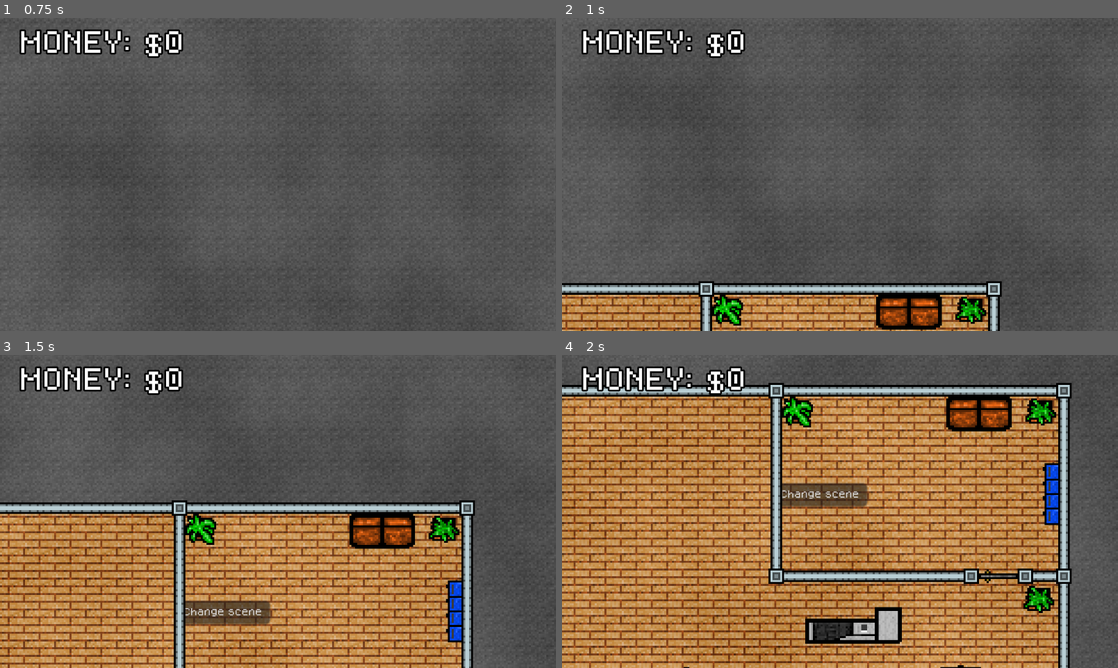
Above: before the commit, frames 1-4 (two rows, left to right).
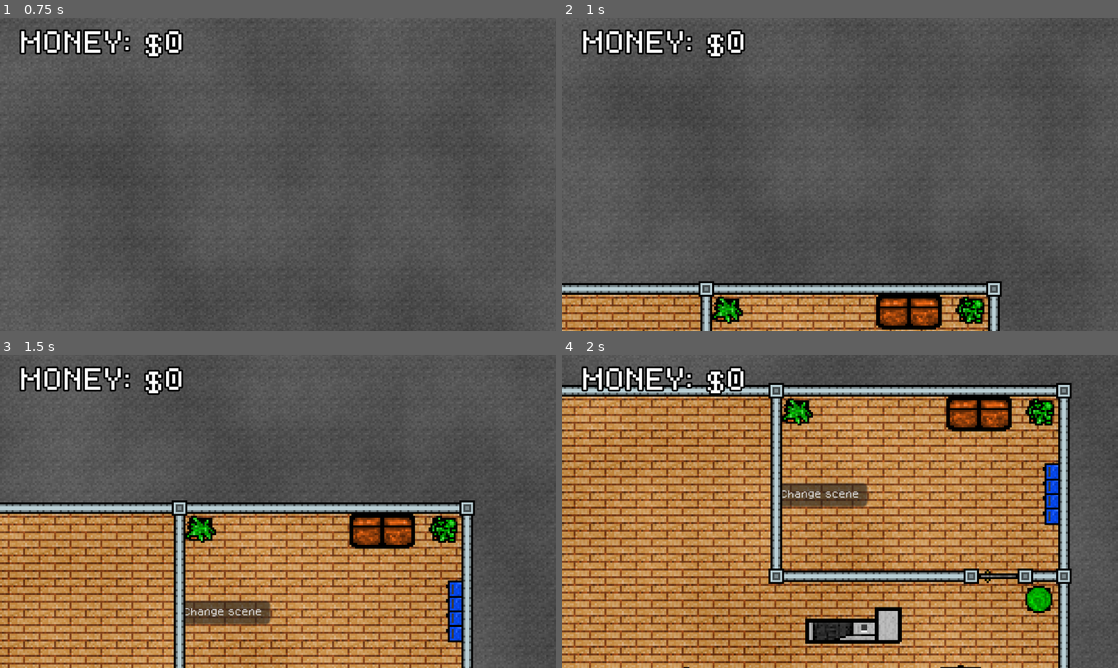
Above: after the commit, the same moments.

Repository: Azzty/projekt-kriminell
Game: Godot game, scene res://Scenes/Main/game.tscn
Two runs of this game, one before a commit and one after it. Both use one fixed random seed, a clock stepped at 60 frames per second and the inputs below.
Inputs (mouse positions are in pixels of both pictures, inside the frame that each line leads up to):
- Up to frame 1 (0.75 s): click "Start game" at 0.5 s
- Up to frame 2 (1 s): no input
- Up to frame 3 (1.5 s): move the mouse to (400, 495) at 1.27 s; hold D (move_right) from 1.28 s (still down); tap E (interact_e) at 1.35 s; click (400, 495) at 1.42 s
- Up to frame 4 (2 s): keep holding D (move_right)

Frame 1 is identical in both runs. In frame 2, 0.6% of the frame differs, in the area x 27-77%, y 88-99%; in frame 3, 0.6%; in frame 4, 0.9%, in the area x 39-89%, y 13-83%.

Commit message:
Locked UI on Game over and exfiltrate with van
- Added a ui_locked property to guimanager to avoid buttons opening ui elements when they shouldnt be able to
- Made exfiltrate button on van work
- Lowered volume of some sounds
- Added max carry capacity
- add to held items function now returns if it was successful or not
- Plants now save their region index instead of changing every reload

Diff:
--- a/Scenes/Levels/robbery.tscn
+++ b/Scenes/Levels/robbery.tscn
@@ -496,26 +496,31 @@
 [node name="Plant" parent="Decorations/Plants" instance=ExtResource("14_r30e8")]
 position = Vector2(251, 70)
 region_rect = Rect2(32, 0, 16, 16)
+region_index = 2
 
 [node name="Plant2" parent="Decorations/Plants" instance=ExtResource("14_r30e8")]
 position = Vector2(252, -27)
-region_rect = Rect2(32, 0, 16, 16)
+region_rect = Rect2(16, 0, 16, 16)
+region_index = 1
 
 [node name="Plant3" parent="Decorations/Plants" instance=ExtResource("14_r30e8")]
 position = Vector2(126, -27)
-region_rect = Rect2(48, 0, 16, 16)
+region_index = 0
 
 [node name="Plant4" parent="Decorations/Plants" instance=ExtResource("14_r30e8")]
 position = Vector2(-57, -28)
-region_rect = Rect2(32, 0, 16, 16)
+region_rect = Rect2(16, 0, 16, 16)
+region_index = 1
 
 [node name="Plant6" parent="Decorations/Plants" instance=ExtResource("14_r30e8")]
 position = Vector2(-57, 217)
 region_rect = Rect2(48, 0, 16, 16)
+region_index = 3
 
 [node name="Plant7" parent="Decorations/Plants" instance=ExtResource("14_r30e8")]
 position = Vector2(253, 217)
-region_rect = Rect2(32, 0, 16, 16)
+region_rect = Rect2(48, 0, 16, 16)
+region_index = 3
 
 [node name="Locker" type="Sprite2D" parent="Decorations"]
 position = Vector2(258, 27)
@@ -575,7 +580,7 @@
 
 [node name="CarCrash" type="AudioStreamPlayer" parent="RobberyLogic"]
 stream = ExtResource("18_r27xa")
-volume_db = -7.0
+volume_db = -12.0
 
 [node name="CarAccelerating" type="AudioStreamPlayer" parent="RobberyLogic"]
 stream = ExtResource("19_s55f8")
@@ -591,11 +596,13 @@
 unique_name_in_owner = true
 process_mode = 3
 stream = ExtResource("21_fr8k7")
+volume_db = -6.0
 
 [node name="TroubleMain" type="AudioStreamPlayer" parent="RobberyLogic"]
 unique_name_in_owner = true
 process_mode = 3
 stream = ExtResource("22_2587q")
+volume_db = -6.0
 
 [node name="MissionFailed" type="AudioStreamPlayer" parent="RobberyLogic"]
 unique_name_in_owner = true
--- a/Scenes/Objects/Interactable Objects/van.tscn
+++ b/Scenes/Objects/Interactable Objects/van.tscn
@@ -40,5 +40,5 @@
 prompt_text = "Exfiltrate"
 always_upright = true
 
-[connection signal="activated" from="PutInVanButton" to="." method="_on_hold_button_activated"]
-[connection signal="activated" from="ExfiltrateButton" to="." method="_on_hold_button_activated"]
+[connection signal="activated" from="PutInVanButton" to="." method="_on_put_in_van_button_activated"]
+[connection signal="activated" from="ExfiltrateButton" to="." method="_on_exfiltrate_button_activated"]
--- a/Scenes/Objects/Static Objects/Plant.tscn
+++ b/Scenes/Objects/Static Objects/Plant.tscn
@@ -9,8 +9,9 @@
 [node name="Plant" type="Sprite2D"]
 texture = ExtResource("1_ij2iw")
 region_enabled = true
-region_rect = Rect2(0, 0, 16, 16)
+region_rect = Rect2(32, 0, 16, 16)
 script = ExtResource("2_qqgqg")
+region_index = null
 
 [node name="StaticBody2D" type="StaticBody2D" parent="."]
 visible = false
--- a/Scripts/Managers/game_state.gd
+++ b/Scripts/Managers/game_state.gd
@@ -5,6 +5,7 @@
 # Inventory
 var inventory: Array[Object] = []
 var held_items: Array[Object] = [] ## Items held by player not yet added to inventory (via van or something)
+const MAX_HELD_ITEMS := 2
 signal item_added_to_inventory
 signal item_added_to_held_items
 signal item_removed_from_inventory
@@ -46,9 +47,16 @@
 		item.set_meta("item_properties", item_data)
 		add_item_to_inventory(item)
 
-func add_item_to_held_items(item: Sprite2D) -> void:
-	held_items.append(item)
+func add_item_to_held_items(item: Sprite2D) -> bool:
+	var success := false
+
+	if held_items.size() < MAX_HELD_ITEMS:
+		held_items.append(item)
+		success = true
+	else:
+		return success
 	item_added_to_held_items.emit(item)
+	return success
 
 func add_item_to_inventory(item: Sprite2D) -> void:
 	if item in held_items: remove_item_from_held_items(item)
--- a/Scripts/Managers/gui_manager.gd
+++ b/Scripts/Managers/gui_manager.gd
@@ -3,6 +3,7 @@
 const _lockpick_scene := preload("res://Scenes/UI Elements/lockpick_minigame.tscn")
 const _mission_failed_scene := preload("res://Scenes/UI Elements/mission_failed_screen.tscn")
 
+var ui_locked := false
 var gui: CanvasLayer
 
 var _active_extra_scenes := []
--- a/Scripts/Objects/plant.gd
+++ b/Scripts/Objects/plant.gd
@@ -1,11 +1,18 @@
 @tool
 extends Sprite2D
 
-const COL_COUNT := 3 # Amount of columns in spritesheet (starting from 0)
-const ROW_COUNT := 0 # Amount of rows in spritesheet
+const COL_COUNT := 3
+const ROW_COUNT := 0
 
-# Called when the node enters the scene tree for the first time.
+@export var region_index := -1
+
 func _ready() -> void:
 	region_enabled = true
-	var plant_texture_postion = Vector2(randi_range(0, COL_COUNT) * 16, randi_range(0, ROW_COUNT) * 16)
-	region_rect = Rect2(plant_texture_postion, Vector2(16, 16))
+	if region_index == -1:
+		# Only randomize once, then store the result
+		var col = randi_range(0, COL_COUNT)
+		var row = randi_range(0, ROW_COUNT)
+		region_index = col + row * (COL_COUNT + 1)
+	@warning_ignore("integer_division")
+	var plant_texture_position = Vector2((region_index % (COL_COUNT + 1)) * 16, int(region_index / (COL_COUNT + 1)) * 16)
+	region_rect = Rect2(plant_texture_position, Vector2(16, 16))
--- a/Scripts/Objects/van.gd
+++ b/Scripts/Objects/van.gd
@@ -1,6 +1,12 @@
 extends Sprite2D
 
-func _on_hold_button_activated() -> void:
+func _on_exfiltrate_button_activated() -> void:
 	for item in GameState.held_items.duplicate():
 		print("Looping")
 		GameState.add_item_to_inventory(item)
+	GameState.change_scene.emit("res://Scenes/Levels/store.tscn")
+
+func _on_put_in_van_button_activated() -> void:
+	for item in GameState.held_items.duplicate():
+		print("Looping")
+		GameState.add_item_to_inventory(item)
--- a/Scripts/Player/player.gd
+++ b/Scripts/Player/player.gd
@@ -17,13 +17,13 @@
 	#GameState.connect("item_added_to_inventory", _add_following_item)
 	GameState.connect("item_added_to_held_items", _add_following_item)
 	GameState.connect("item_removed_from_held_items", _remove_following_item)
-	for item_data: Object in GameState.held_items:
-		if "Resource" in item_data.tags: continue
-		var item = Sprite2D.new()
-		item.texture = item_data.texture
-		add_child(item)
-		item.name = item_data.name
-		_add_following_item(item)
+	#for item: Sprite2D in GameState.held_items:
+		#if "Resource" in item_data.tags: continue
+		#var item = Sprite2D.new()
+		#item.texture = item_data.texture
+		#add_child(item)
+		#item.name = item_data.name
+		#_add_following_item(item)
 
 func _physics_process(delta: float) -> void:
 	# Get the input direction and handle the movement/deceleration.
--- a/Scripts/UI/hold_button.gd
+++ b/Scripts/UI/hold_button.gd
@@ -33,8 +33,8 @@
 	var style_texture = GradientTexture2D.new()
 	var default_style: StyleBoxFlat = get_theme_stylebox("normal")
 
-	style_texture.fill_from = Vector2(0,1)
-	style_texture.fill_to = Vector2(0,1)
+	style_texture.fill_from = Vector2(0, 1)
+	style_texture.fill_to = Vector2(0, 1)
 	style_texture.gradient = Gradient.new()
 	style_texture.gradient.set_color(0, default_style.bg_color)
 	style_texture.gradient.set_color(1, default_style.bg_color.lightened(0.3))
@@ -47,8 +47,8 @@
 	if _is_pressed:
 		grab_focus()
 		_time_held += delta
-		progress_stylebox.texture.fill_from = Vector2(0, 1 - _time_held/hold_duration)
-		progress_stylebox.texture.fill_to = Vector2(0, 1 - _time_held/hold_duration + 0.01)
+		progress_stylebox.texture.fill_from = Vector2(0, 1 - _time_held / hold_duration)
+		progress_stylebox.texture.fill_to = Vector2(0, 1 - _time_held / hold_duration + 0.01)
 	else:
 		_is_activated = false
 		_time_held = 0
@@ -72,6 +72,8 @@
 	#_is_pressed = true
 
 func _input(event):
+	if GuiManager.ui_locked:
+		return
 	if event.is_action_released(action_name):
 		_is_pressed = false
 	if visible and event.is_action_pressed(action_name):
--- a/Scripts/UI/mission_failed_screen.gd
+++ b/Scripts/UI/mission_failed_screen.gd
@@ -2,6 +2,8 @@
 
 func _on_retry_button_pressed() -> void:
 	print("Pressed!")
+	GuiManager.ui_locked = false
+	GameState.held_items.clear()
 	get_tree().paused = false
 	GameState.change_scene.emit("", true)
 	GuiManager.clear_extra_ui_elements()
--- a/Scripts/World/place_on_shelf.gd
+++ b/Scripts/World/place_on_shelf.gd
@@ -46,7 +46,7 @@
 		button.activated.connect(_button_pressed.bind(item, button))
 
 func _button_pressed(item: Sprite2D, button: Button) -> void:
-	GameState.add_item_to_held_items(item)
+	if not GameState.add_item_to_held_items(item): return
 	delete_all_descendants(item)
 	button.activated.disconnect(_button_pressed)
 	button.queue_free()
--- a/Scripts/World/robbery.gd
+++ b/Scripts/World/robbery.gd
@@ -28,7 +28,7 @@
 	var camera: Camera2D = player.find_child("Camera2D")
 
 	camera.global_position = Vector2(200, -150)
-	camera.zoom = Vector2(4,4)
+	camera.zoom = Vector2(4, 4)
 	var camera_tween_1 = get_tree().create_tween()
 	camera_tween_1.tween_property(camera, "global_position", Vector2(0, 520), 5.5)
 	camera_tween_1.play()
@@ -42,7 +42,7 @@
 	camera_tween_2.play()
 
 	await trouble_intro.finished
-	trouble_main.play(30)
+	trouble_main.play(60.0 - robbery_timer.wait_time)
 
 	robbery_timer.start()
 	GuiManager.set_timer_visibility(true)
@@ -55,6 +55,7 @@
 
 func lose_robbery():
 	get_tree().paused = false
+	GuiManager.ui_locked = true
 	player.set_physics_process(false)
 	player.animated_sprite.play("Idle")
 
--- a/Scripts/World/tilable.tres
+++ b/Scripts/World/tilable.tres
@@ -102,7 +102,6 @@
 
 }
 "
-graph_offset = Vector2(-801.955, 205.8)
 mode = 1
 flags/light_only = false
 nodes/fragment/0/position = Vector2(540, 160)
--- /dev/null
+++ b/default_bus_layout.tres
@@ -0,0 +1,3 @@
+[gd_resource type="AudioBusLayout" format=3 uid="uid://2fgiru7bvo43"]
+
+[resource]
Not shown, added: .github/copilot-instructions.md
